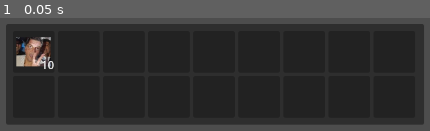
Above: before the commit, frame 1.
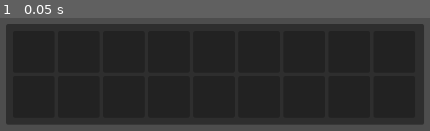
Above: after the commit, the same moment.

Repository: Rayclu/5noches
Game: Godot game, scene res://scenes/Inventory.tscn
Same seed, same stepped clock (60 frames per second), same inputs: the game is played once before the commit and once after it. This scene is started directly instead of the project's main scene.
Inputs:
- Up to frame 1 (0.05 s): no input

The runs differ from the first frame. In frame 1, 1.7% of the frame differs, in the area x 3-13%, y 16-46%.

Commit message:
avanceeeee

Diff:
--- a/Minigames/Code/buttons_minigames.gd
+++ b/Minigames/Code/buttons_minigames.gd
@@ -13,7 +13,6 @@
 	ProgrssBar.max_value = 60
 	ConfigBttns()
 
-
 func _process(delta: float) -> void:
 	get_node("Label").text = 'points: ' + str(points)
 	var timers = 0
@@ -21,7 +20,6 @@
 		if nodes is Timer:
 			timers+=1
 		if timers==4 && get_child(get_child_count()-2) is Timer:
-			print_tree_pretty()
 			remove_child(get_child(get_child_count()-2))
 			timers = 0
 	if GameTimer:
--- /dev/null
+++ b/code/ITEMS_INV_CLASS.gd
@@ -0,0 +1,10 @@
+extends GridContainer
+
+func _ready() -> void:
+	UpdateGridWitClass()
+
+func UpdateGridWitClass():
+	var i = 0
+	for Classitem in LEVELS.items_per_level[LEVELS.level]:
+		var itemSlot = self.get_child(i).get_children()
+		print(itemSlot)
--- a/code/Levels.gd
+++ b/code/Levels.gd
@@ -3,7 +3,7 @@
 var assets = {"pan":"","coca":"","alfajor":"","fiambre":"","agua":""}
 var dificulty = 1
 var level = 1
-var items_per_level = { 1:[CrteFd("pan",100,assets["pan"],10),CrteFd("coca",200,assets["coca"],10),CrteFd("alfajor",200,assets["alfajor"],10),CrteFd("fiambre",200,assets["fiambre"],10),CrteFd("agua",200,assets["agua"],10)],2:[],3:[],4:[]} #a definir items con claudio
+var items_per_level = { 1:[CrteFd("pan",100,assets["pan"],11),CrteFd("coca",200,assets["coca"],12),CrteFd("alfajor",200,assets["alfajor"],20),CrteFd("fiambre",200,assets["fiambre"],300),CrteFd("agua",200,assets["agua"],40)],2:[],3:[],4:[]} #a definir items con claudio
 
 func changeStats(IndexValue):
 	InitialMoney*=IndexValue
@@ -12,4 +12,5 @@
 	dificulty+=new
 
 func CrteFd(name,value,img,stock):
+	print(items_per_level)
 	return comida.new().updateValues(name,value,img,stock)
--- a/code/classInv.gd
+++ /dev/null
@@ -1 +0,0 @@
-extends Node
--- a/code/inventory.gd
+++ b/code/inventory.gd
@@ -1,4 +1,5 @@
 extends Panel
+
 func _process(delta: float) -> void:
 	if Input.get_current_cursor_shape() == CURSOR_FORBIDDEN:
 		DisplayServer.cursor_set_shape(DisplayServer.CURSOR_ARROW)
--- a/scenes/Inventory.tscn
+++ b/scenes/Inventory.tscn
@@ -2,7 +2,7 @@
 
 [ext_resource type="Script" uid="uid://b0ueeda5tt3fb" path="res://code/inventory.gd" id="1_brmsw"]
 [ext_resource type="Script" uid="uid://bmbi548ybyyr6" path="res://code/itemslot.gd" id="1_elp5n"]
-[ext_resource type="Texture2D" uid="uid://d2owa0hvq0ht5" path="res://assets/Untitled.jpeg" id="1_kh8if"]
+[ext_resource type="Script" uid="uid://danab37c1kvp8" path="res://code/ITEMS_INV_CLASS.gd" id="2_njucy"]
 
 [node name="Control" type="Control"]
 layout_mode = 3
@@ -42,6 +42,7 @@
 theme_override_constants/h_separation = 5
 theme_override_constants/v_separation = 5
 columns = 9
+script = ExtResource("2_njucy")
 
 [node name="Itemslot" type="Panel" parent="CanvasLayer/Inventory/MarginContainer/GridContainer"]
 custom_minimum_size = Vector2(60, 60)
@@ -56,7 +57,6 @@
 anchor_bottom = 1.0
 grow_horizontal = 2
 grow_vertical = 2
-texture = ExtResource("1_kh8if")
 expand_mode = 5
 stretch_mode = 5
 metadata/_edit_use_anchors_ = true
@@ -72,7 +72,6 @@
 offset_top = -23.0
 grow_horizontal = 0
 grow_vertical = 0
-text = "10"
 horizontal_alignment = 2
 vertical_alignment = 3
 
Not shown, added: code/ITEMS_INV_CLASS.gd.uid
Not shown, removed: code/classInv.gd.uid
